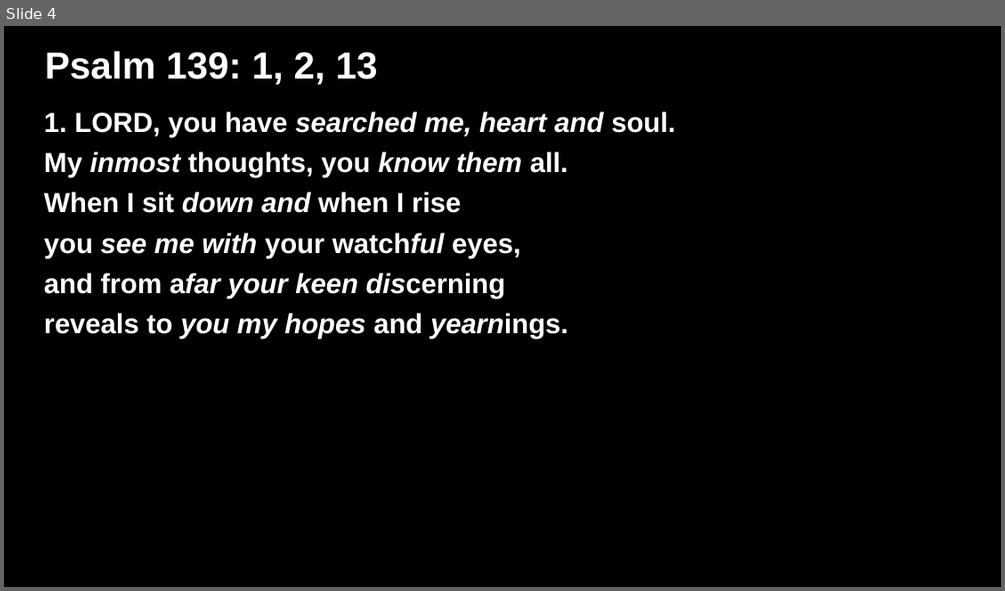
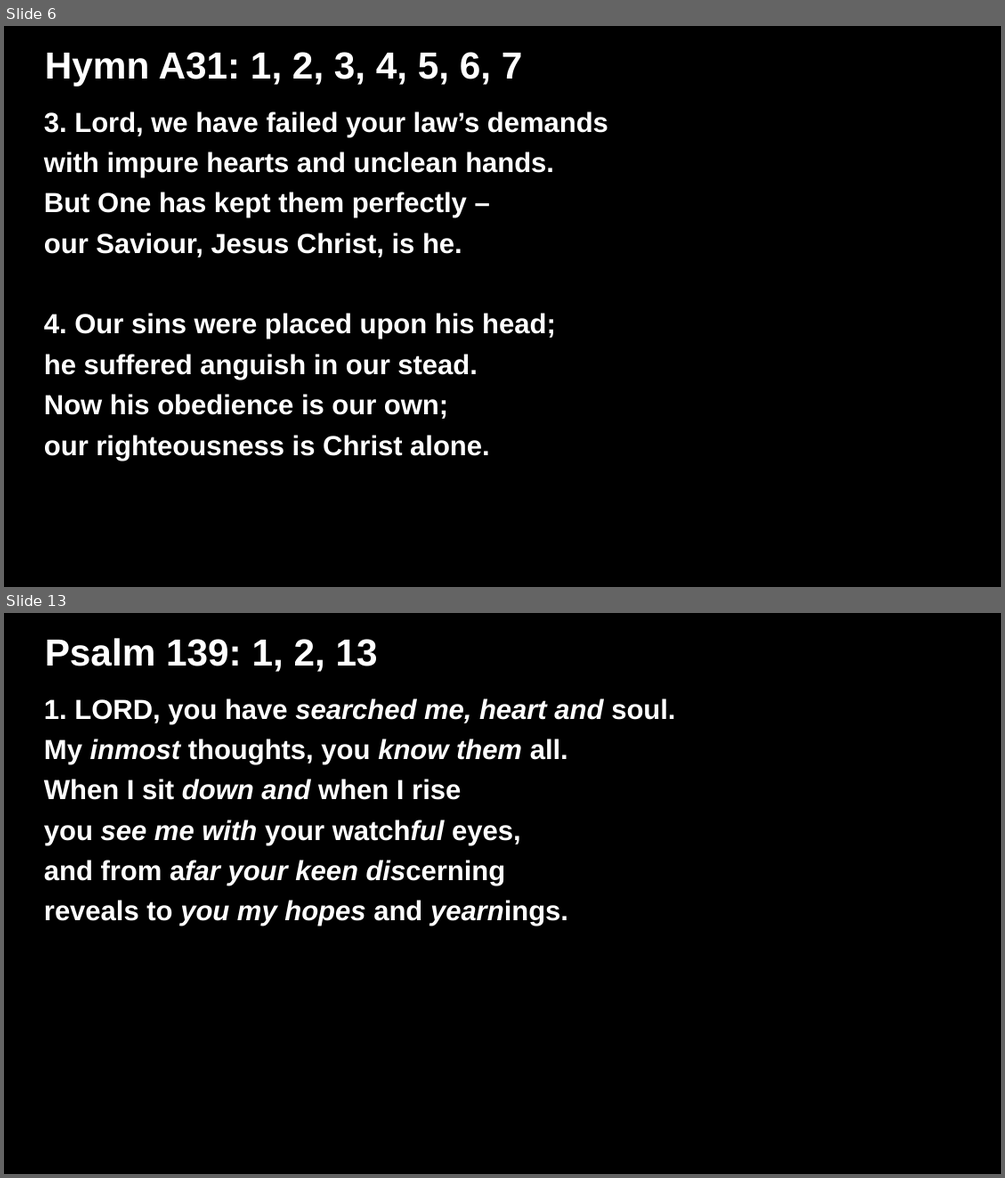
Before and after one commit to lfnincao/lyrics-presentation-creator, a slide deck: Lyrics.odp. Shown one above the other, each under a label of ours: slide 4 before the commit, slides 6 and 13 after it; the slides between them are not shown. The pictures are 1005x591 and 1005x1178 pixels, drawn with LibreOffice and Linux fonts; fonts in the diff are those of the drawing. Boxes give left, top, right and bottom in pixels: in the first picture for what was removed or moved away, otherwise in the second. Text is boxed around its words. In the diff, an @@ line names an element or a change of style, - is before the commit and + after.

```diff
--- a/Lyrics.odp
+++ b/Lyrics.odp
@@ slide 6 added at (x1=4, y1=26, x2=1001, y2=587), background #000000 @@
@@ title added at (x1=45, y1=52, x2=523, y2=86), 30 pt, text #FFFFFF, bold @@
+Hymn A31: 1, 2, 3, 4, 5, 6, 7
@@ subtitle added at (x1=44, y1=111, x2=608, y2=460), 22 pt, text #FFFFFF, bold @@
+3. Lord, we have failed your law’s demands
+with impure hearts and unclean hands.
+But One has kept them perfectly –
+our Saviour, Jesus Christ, is he.
+4. Our sins were placed upon his head;
+he suffered anguish in our stead.
+Now his obedience is our own;
+our righteousness is Christ alone.
@@ what was slide 4 is now slide 13 @@
```
Also in this commit, not shown: 3 slides changed, 8 other slides added, 2 other files.
